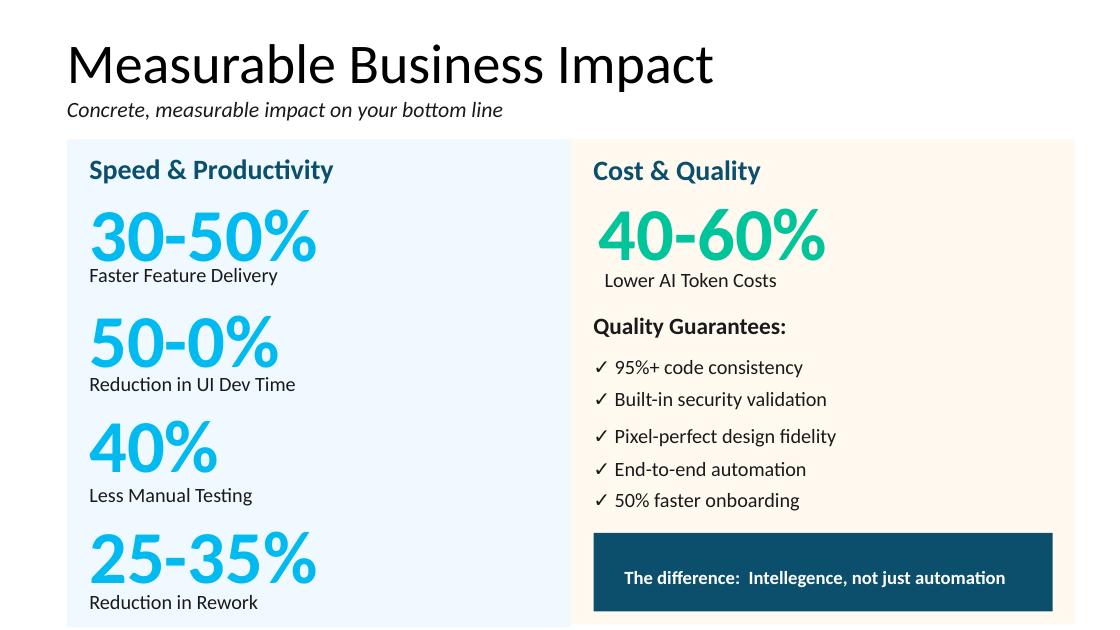
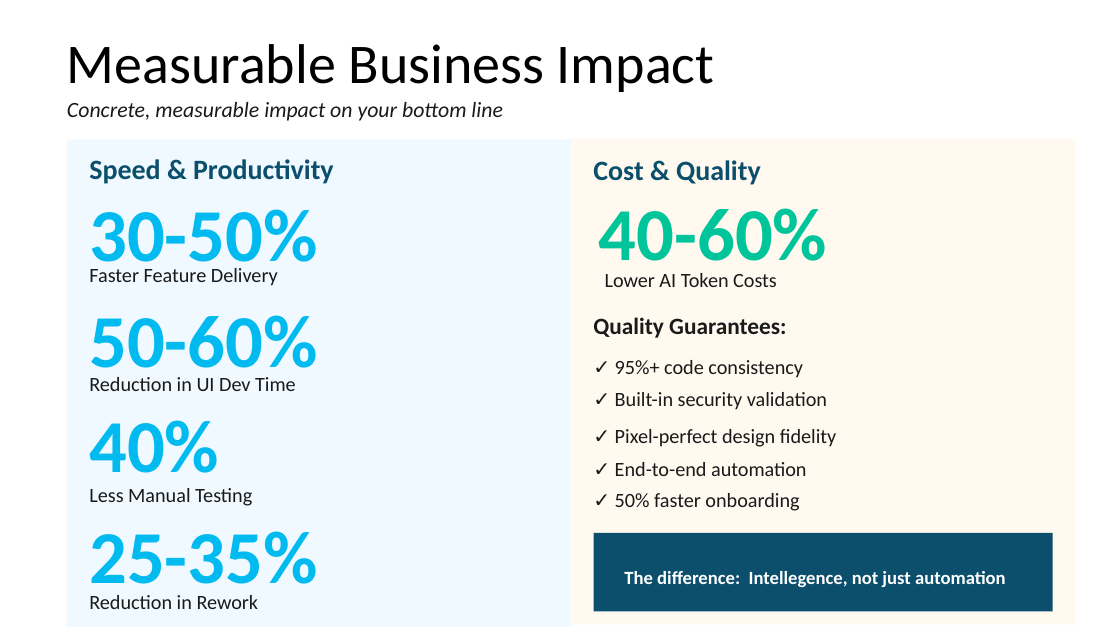
Before and after one commit to skjainmiah/sumit_chatbot_poc, a slide deck: slide 5 of American_Airlines_Intelligence_Demo (1).pptx (slide 3 before the commit). Drawn at 1120x630 pixels with LibreOffice and Linux fonts; fonts in the diff are those of the drawing. Boxes give left, top, right and bottom in pixels: in the first picture for what was removed or moved away, otherwise in the second. Text is boxed around its words. In the diff, an @@ line names an element or a change of style, - is before the commit and + after.

```diff
--- a/American_Airlines_Intelligence_Demo (1).pptx
+++ b/American_Airlines_Intelligence_Demo (1).pptx
@@ text at (x1=89, y1=315, x2=317, y2=384): text changed @@
-50-0%
+50-60%
```
Also in this commit, not shown: 2 slides added.
